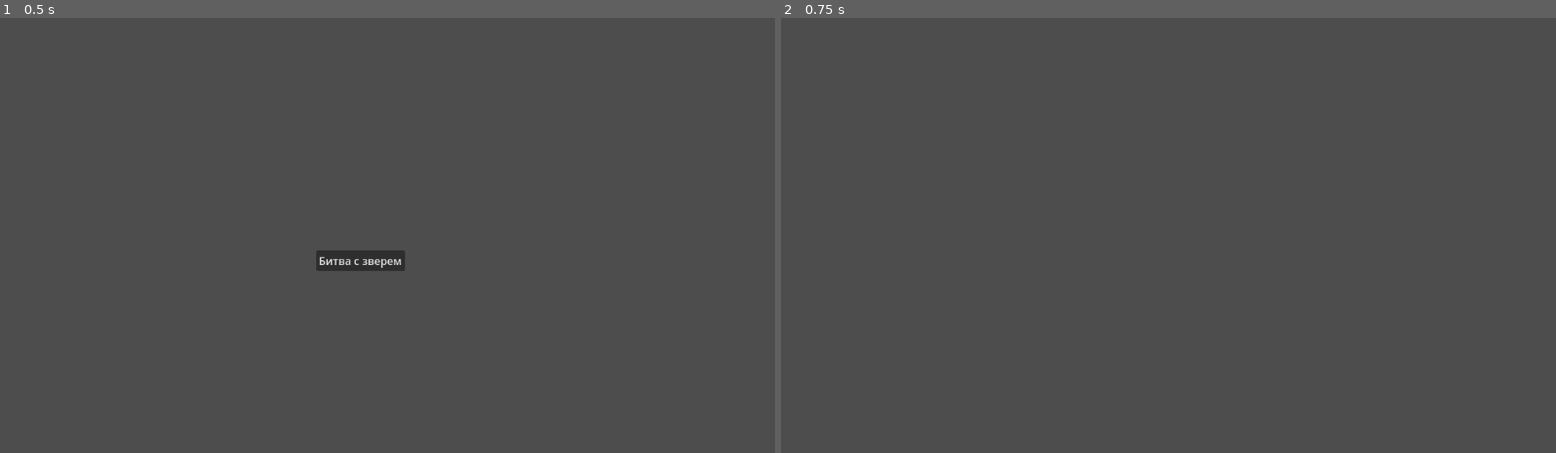
Above: before the commit, frames 1-2 (left to right).
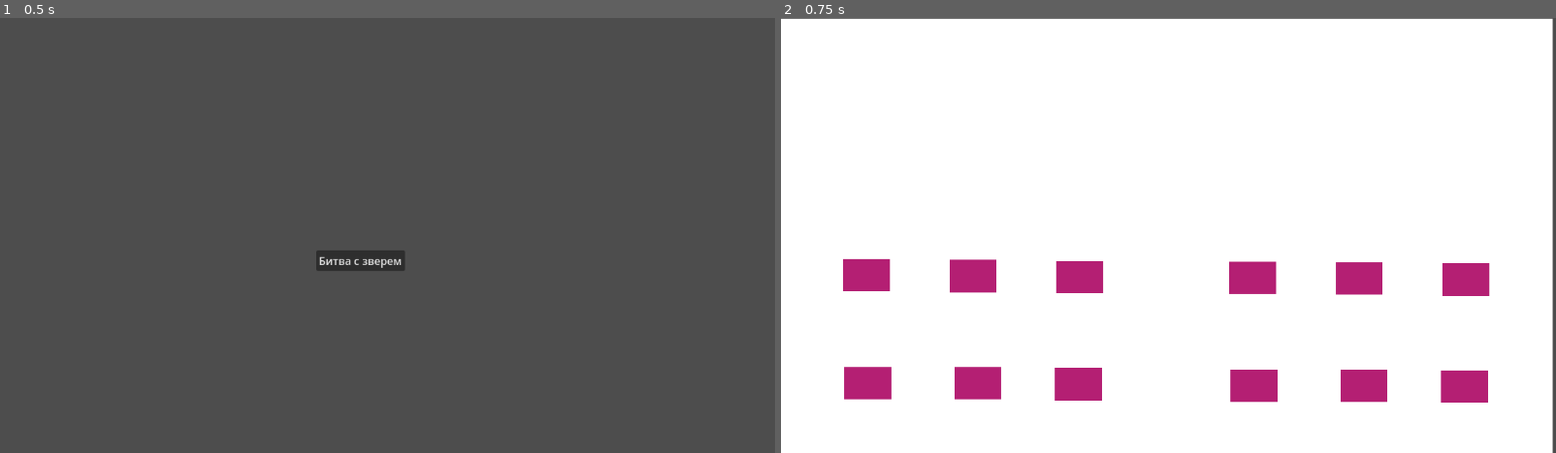
Above: after the commit, the same moments.

Repository: Bratislavman/infadv
Game: Godot game, scene res://main/MainScene.tscn
Two runs of this game, one before a commit and one after it. Both use one fixed random seed, a clock stepped at 60 frames per second and the inputs below.
Inputs:
- Up to frame 1 (0.5 s): no input
- Up to frame 2 (0.75 s): click "Битва с зверем" at 0.5 s

Frame 1 is identical in both runs. In frame 2, 100% of the frame differs, in the area x 0-100%, y 0-100%.

Commit message:
создал поле битвы с камерой

Diff:
--- a/main/MainGame.gd
+++ b/main/MainGame.gd
@@ -35,4 +35,4 @@
 
 
 func _on_button_pressed():
-	get_tree().change_scene_to_file("res://missons/star-wars/battle/battles/beast/BattleBeast.tscn")
+	get_tree().change_scene_to_file("res://main/battle/Field.tscn")
--- a/main/battle/Battle.tscn
+++ /dev/null
@@ -1,11 +0,0 @@
-[gd_scene load_steps=3 format=3 uid="uid://dfs3a7tgugy7b"]
-
-[ext_resource type="Script" path="res://missons/star-wars/battle-beast/BattleBeast.gd" id="1_iltwi"]
-[ext_resource type="Texture2D" uid="uid://reji0v7fendd" path="res://main/battle/Duku.jpg" id="2_yfce0"]
-
-[node name="StartScene" type="Node2D"]
-script = ExtResource("1_iltwi")
-
-[node name="Sprite2D" type="Sprite2D" parent="."]
-texture = ExtResource("2_yfce0")
-hframes = 7
--- /dev/null
+++ b/main/battle/Cell.tscn
@@ -0,0 +1,8 @@
+[gd_scene format=3 uid="uid://doas1bjecl4xh"]
+
+[node name="Cell" type="Node2D"]
+
+[node name="rect" type="ColorRect" parent="."]
+offset_right = 40.0
+offset_bottom = 40.0
+color = Color(0.705882, 0.121569, 0.45098, 1)
--- /dev/null
+++ b/main/battle/Field.tscn
@@ -0,0 +1,55 @@
+[gd_scene load_steps=3 format=3 uid="uid://l2inm5hwj17x"]
+
+[ext_resource type="PackedScene" uid="uid://doas1bjecl4xh" path="res://main/battle/Cell.tscn" id="1_wfwlx"]
+
+[sub_resource type="CanvasTexture" id="CanvasTexture_yev5g"]
+
+[node name="Field" type="Node2D"]
+position = Vector2(57, 337)
+
+[node name="Cell" parent="." instance=ExtResource("1_wfwlx")]
+position = Vector2(95, 93)
+
+[node name="Cell2" parent="." instance=ExtResource("1_wfwlx")]
+position = Vector2(1, 93)
+
+[node name="Cell3" parent="." instance=ExtResource("1_wfwlx")]
+position = Vector2(0, -40)
+
+[node name="Cell4" parent="." instance=ExtResource("1_wfwlx")]
+position = Vector2(91, -39)
+
+[node name="Cell5" parent="." instance=ExtResource("1_wfwlx")]
+position = Vector2(181, 94)
+
+[node name="Cell6" parent="." instance=ExtResource("1_wfwlx")]
+position = Vector2(182, -38)
+
+[node name="Cell7" parent="." instance=ExtResource("1_wfwlx")]
+position = Vector2(425, 96)
+
+[node name="Cell8" parent="." instance=ExtResource("1_wfwlx")]
+position = Vector2(331, 96)
+
+[node name="Cell9" parent="." instance=ExtResource("1_wfwlx")]
+position = Vector2(330, -37)
+
+[node name="Cell10" parent="." instance=ExtResource("1_wfwlx")]
+position = Vector2(421, -36)
+
+[node name="Cell11" parent="." instance=ExtResource("1_wfwlx")]
+position = Vector2(511, 97)
+
+[node name="Cell12" parent="." instance=ExtResource("1_wfwlx")]
+position = Vector2(512, -35)
+
+[node name="bg" type="Sprite2D" parent="."]
+show_behind_parent = true
+position = Vector2(275, -68)
+scale = Vector2(662, 536)
+texture = SubResource("CanvasTexture_yev5g")
+
+[node name="Camera2D" type="Camera2D" parent="."]
+position = Vector2(278, -69)
+scale = Vector2(1.12826, 1.54199)
+zoom = Vector2(1.74, 1.21)
--- a/missons/star-wars/battle/battles/beast/BattleBeast.tscn
+++ /dev/null
@@ -1,59 +0,0 @@
-[gd_scene load_steps=6 format=3 uid="uid://mi0u3bnvrqjq"]
-
-[ext_resource type="Script" path="res://missons/star-wars/battle-beast/BattleBeast.gd" id="1_iltwi"]
-[ext_resource type="Texture2D" uid="uid://reji0v7fendd" path="res://main/battle/Duku.jpg" id="4_d1bby"]
-
-[sub_resource type="Animation" id="Animation_6c6x1"]
-resource_name = "stay"
-length = 0.2
-tracks/0/type = "value"
-tracks/0/imported = false
-tracks/0/enabled = true
-tracks/0/path = NodePath(".:region_rect")
-tracks/0/interp = 1
-tracks/0/loop_wrap = true
-tracks/0/keys = {
-"times": PackedFloat32Array(0, 0.2),
-"transitions": PackedFloat32Array(1, 1),
-"update": 1,
-"values": [Rect2(-39, 0, 296, 69), Rect2(95, 0, 296, 69)]
-}
-
-[sub_resource type="Animation" id="Animation_p2jrm"]
-resource_name = "attack"
-length = 0.2
-tracks/0/type = "value"
-tracks/0/imported = false
-tracks/0/enabled = true
-tracks/0/path = NodePath(".:region_rect")
-tracks/0/interp = 1
-tracks/0/loop_wrap = true
-tracks/0/keys = {
-"times": PackedFloat32Array(0, 0.2),
-"transitions": PackedFloat32Array(1, 1),
-"update": 1,
-"values": [Rect2(-39, 0, 296, 69), Rect2(95, 0, 296, 69)]
-}
-
-[sub_resource type="AnimationLibrary" id="AnimationLibrary_40m4h"]
-_data = {
-"attack": SubResource("Animation_p2jrm"),
-"stay": SubResource("Animation_6c6x1")
-}
-
-[node name="StartScene" type="Node2D"]
-position = Vector2(70, 32)
-script = ExtResource("1_iltwi")
-
-[node name="SpriteRex" type="Sprite2D" parent="."]
-position = Vector2(5, 0)
-texture = ExtResource("4_d1bby")
-hframes = 7
-frame = 2
-region_enabled = true
-region_rect = Rect2(-39, 0, 296, 69)
-
-[node name="AnimationPlayer" type="AnimationPlayer" parent="SpriteRex"]
-libraries = {
-"": SubResource("AnimationLibrary_40m4h")
-}
